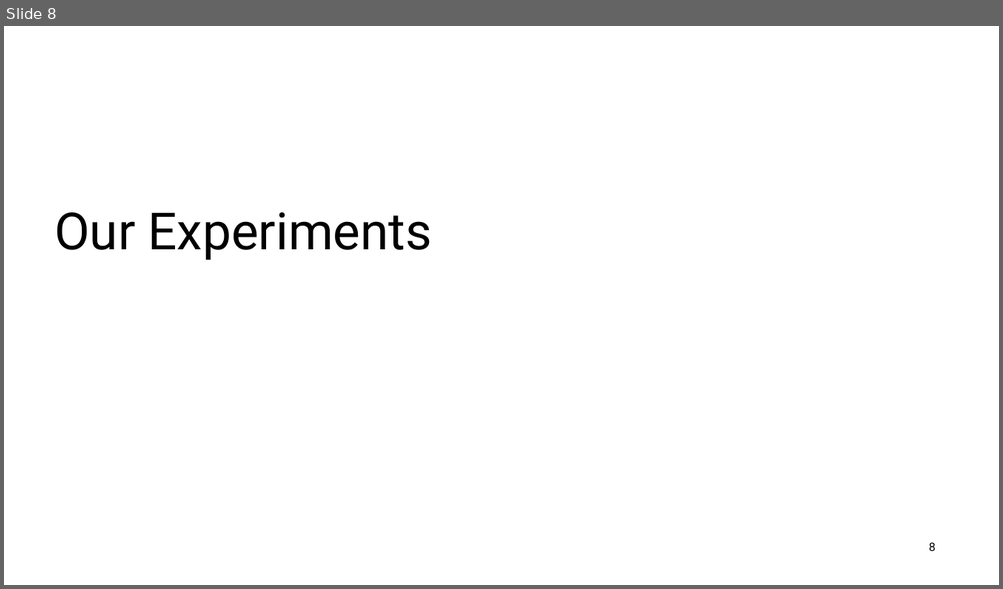
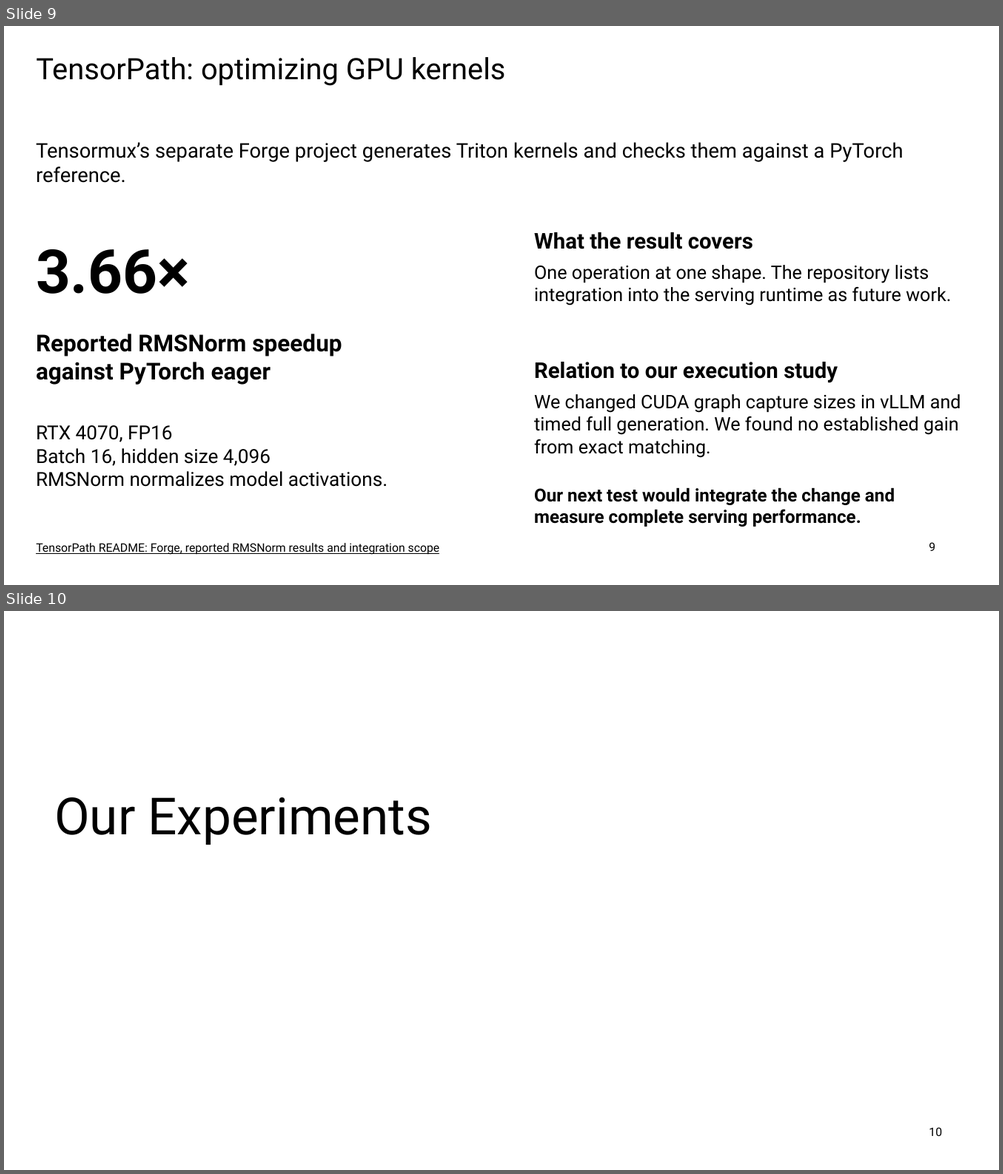
Before and after one commit to nileshsarkar-ai/Inference-Optimization, a slide deck: Inference_Optimization_Final.pptx. Shown one above the other, each under a label of ours: slide 8 before the commit, slides 9 and 10 after it. The pictures are 1003x589 and 1003x1174 pixels, drawn with LibreOffice and Linux fonts; fonts in the diff are those of the drawing. Boxes give left, top, right and bottom in pixels: in the first picture for what was removed or moved away, otherwise in the second. Text is boxed around its words. In the diff, an @@ line names an element or a change of style, - is before the commit and + after.

Commit message:
Connect Tensormux evidence to GPU utilization research extension

```diff
--- a/Inference_Optimization_Final.pptx
+++ b/Inference_Optimization_Final.pptx
@@ slide 9 added at box(4, 26, 999, 585), background #FFFFFF @@
@@ title added at box(36, 57, 506, 86), 28.5 pt, text #000000 @@
+TensorPath: optimizing GPU kernels
@@ text added at box(36, 142, 902, 183), 19.5 pt, text #000000 @@
+Tensormux’s separate Forge project generates Triton kernels and checks them against a PyTorch reference.
@@ text added at box(534, 232, 753, 249), 21 pt, text #000000, bold @@
+What the result covers
@@ text added at box(36, 249, 190, 294), 58.5 pt, text #000000, bold @@
+3.66×
@@ text added at box(534, 265, 950, 306), 18 pt, text #000000 @@
+One operation at one shape. The repository lists integration into the serving runtime as future work.
@@ text added at box(36, 334, 341, 385), 22.5 pt, text #000000, bold @@
+Reported RMSNorm speedup
+against PyTorch eager
@@ text added at box(534, 362, 837, 383), 21 pt, text #000000, bold @@
+Relation to our execution study
@@ text added at box(534, 395, 961, 458), 18 pt, text #000000 @@
+We changed CUDA graph capture sizes in vLLM and timed full generation. We found no established gain from exact matching.
@@ text added at box(36, 426, 387, 487), 18.8 pt, text #000000 @@
+RTX 4070, FP16
+Batch 16, hidden size 4,096
+RMSNorm normalizes model activations.
@@ text added at box(534, 488, 894, 527), 17.2 pt, text #000000, bold @@
+Our next test would integrate the change and measure complete serving performance.
@@ text added at box(36, 543, 440, 555), 11.2 pt, text #000000, underline @@
+TensorPath README: Forge, reported RMSNorm results and integration scope
@@ page number added at box(928, 543, 935, 551), 11.2 pt, text #000000 @@
+9
@@ what was slide 8 is now slide 10 @@
@@ page number at box(928, 1128, 942, 1136): text changed @@
-8
+10
```
Also in this commit, not shown: 5 other slides added, 2 slides removed, 13 other files.
